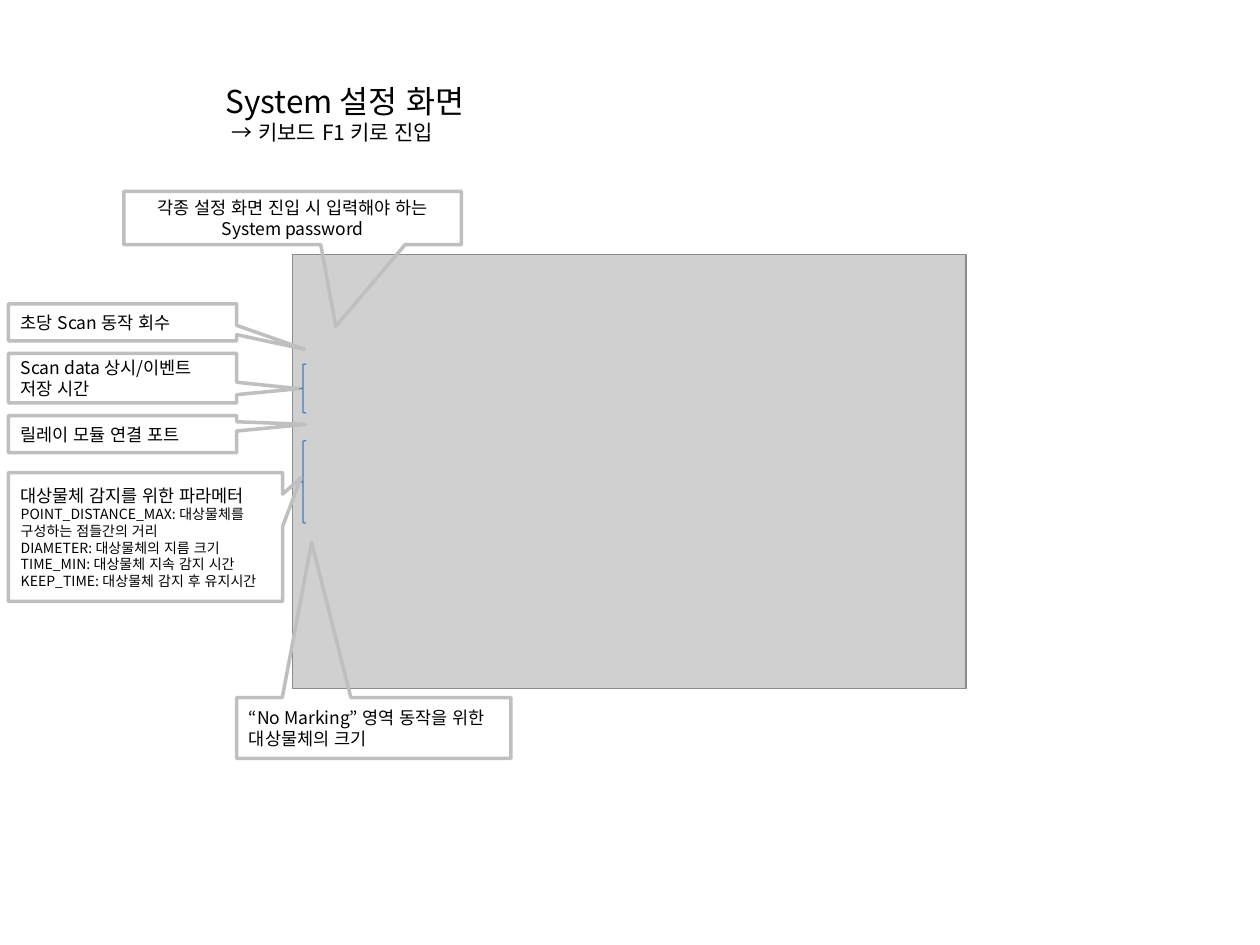
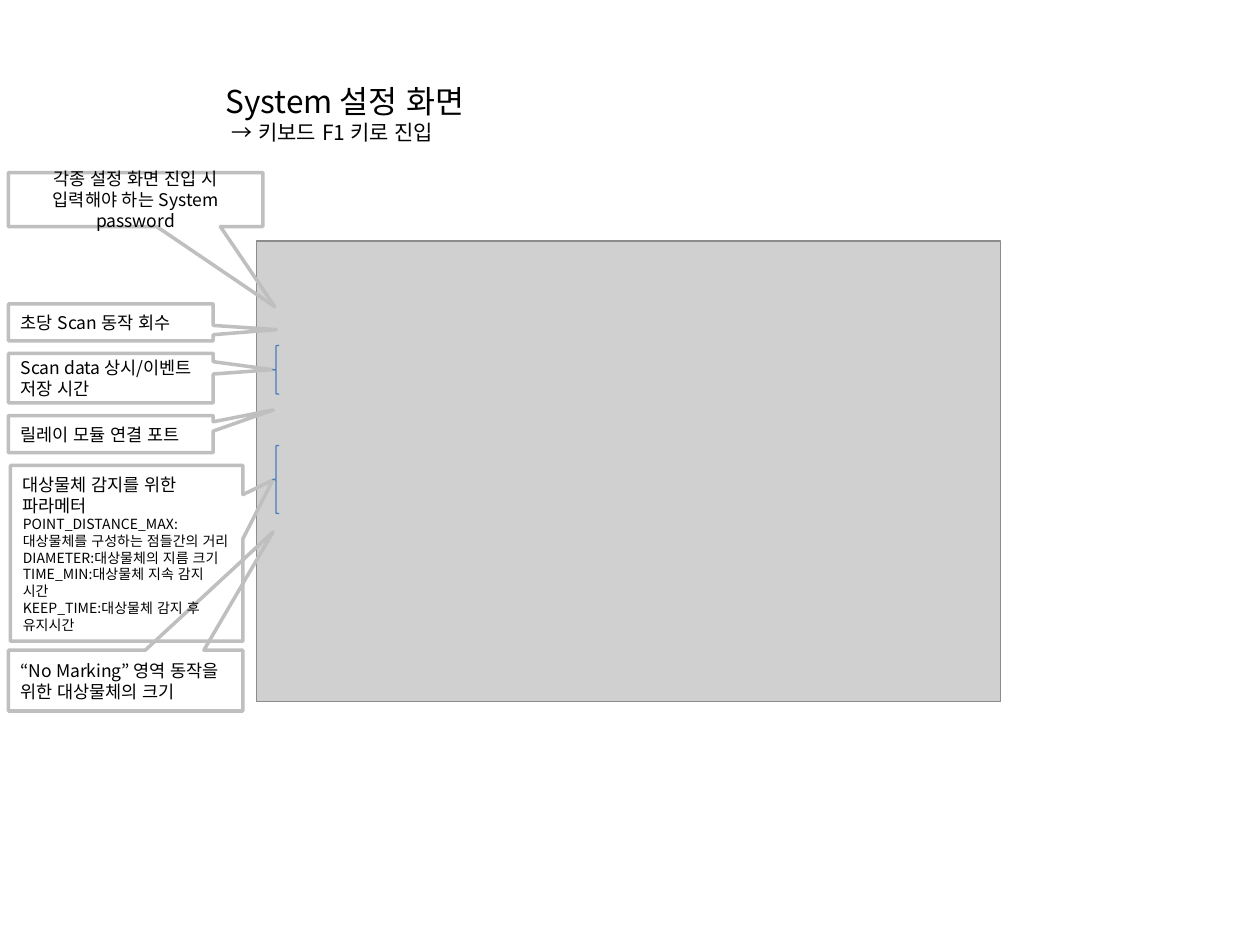
Before and after one commit to leesy24/AntiCollision_2D.application.windows32, a slide deck: slide 6 of 2D-AntiCollision Monitoring System.pptx (slide 3 before the commit). Drawn at 1260x945 pixels with LibreOffice and Linux fonts; fonts in the diff are those of the drawing; grey boxes stand for pictures. Boxes give left, top, right and bottom in pixels: in the first picture for what was removed or moved away, otherwise in the second. Text is boxed around its words. In the diff, an @@ line names an element or a change of style, - is before the commit and + after.

Commit message:
Add 2D-AntiCollision Monitoring System rev. A04 document.

```diff
--- a/2D-AntiCollision Monitoring System.pptx
+++ b/2D-AntiCollision Monitoring System.pptx
@@ speech box "각종 설정 화면 진입 시 ...": place and size @@
-speech box "각종 설정 화면 진입 시 ..." at <box>123,192,461,244</box>
+speech box "각종 설정 화면 진입 시 ..." at <box>9,173,263,227</box>
@@ picture: place and size @@
-picture at <box>292,255,965,689</box>
+picture at <box>257,241,1000,701</box>
@@ speech box "초당 Scan 동작 회수": place and size @@
-speech box "초당 Scan 동작 회수" at <box>9,304,237,340</box>
+speech box "초당 Scan 동작 회수" at <box>9,304,214,340</box>
@@ speech box "Scan data 상시/이벤트 저장 시간": place and size @@
-speech box "Scan data 상시/이벤트 저장 시간" at <box>9,354,237,403</box>
+speech box "Scan data 상시/이벤트 저장 시간" at <box>9,354,214,403</box>
@@ left brace: place and size @@
-left brace at <box>300,364,306,413</box>
+left brace at <box>273,345,280,394</box>
@@ speech box "릴레이 모듈 연결 포트": place and size @@
-speech box "릴레이 모듈 연결 포트" at <box>9,416,237,452</box>
+speech box "릴레이 모듈 연결 포트" at <box>9,416,214,452</box>
@@ left brace: place and size @@
-left brace at <box>300,441,306,523</box>
+left brace at <box>273,446,280,514</box>
@@ speech box "대상물체 감지를 위한": place and size @@
-speech box "대상물체 감지를 위한" at <box>9,472,284,601</box>
+speech box "대상물체 감지를 위한" at <box>10,465,243,641</box>
@@ text in speech box at <box>23,476,229,631</box>: text changed @@
-대상물체 감지를 위한 파라메터
-POINT_DISTANCE_MAX: 대상물체를 구성하는 점들간의 거리
-DIAMETER: 대상물체의 지름 크기
-TIME_MIN: 대상물체 지속 감지 시간
-KEEP_TIME: 대상물체 감지 후 유지시간
+대상물체 감지를 위한
+파라메터
+POINT_DISTANCE_MAX:대상물체를 구성하는 점들간의 거리
+DIAMETER:대상물체의 지름 크기
+TIME_MIN:대상물체 지속 감지 시간
+KEEP_TIME:대상물체 감지 후 유지시간
@@ proportions changed in 6 elements at <box>9,304,214,340</box>, <box>9,354,214,403</box>, <box>9,416,214,452</box>, <box>10,465,243,641</box>, <box>9,173,263,227</box>, <box>9,650,243,711</box> @@
@@ speech box "“No Marking” 영역 동작을 위한 ...": place and size @@
-speech box "“No Marking” 영역 동작을 위한 ..." at <box>237,698,512,759</box>
+speech box "“No Marking” 영역 동작을 위한 ..." at <box>9,650,243,711</box>
```
Also in this commit, not shown: 7 other slides changed, 2 slides added, 2 slides removed.
